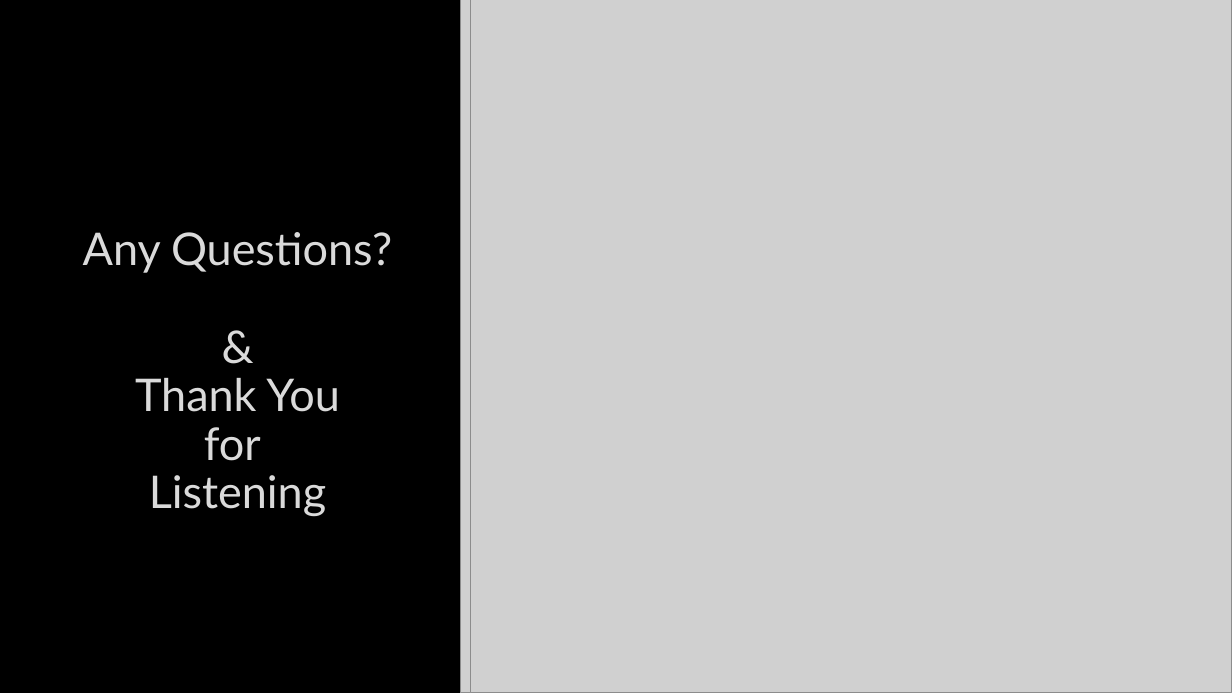
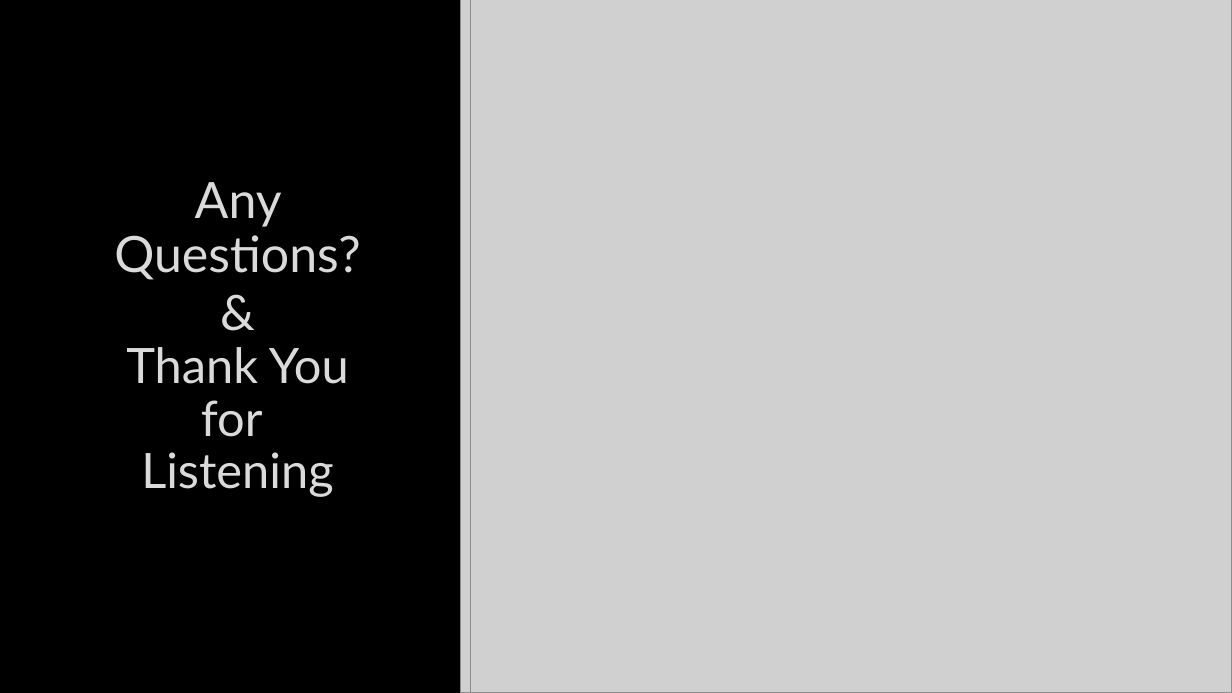
Before and after one commit to DanciuA004/Year3Project, a slide deck: slide 8 of documents/Interim Presentation.pptx. Drawn at 1232x693 pixels with LibreOffice and Linux fonts; fonts in the diff are those of the drawing; grey boxes stand for pictures; background and template pictures are left out. Boxes give left, top, right and bottom in pixels: in the first picture for what was removed or moved away, otherwise in the second. Text is boxed around its words. In the diff, an @@ line names an element or a change of style, - is before the commit and + after.

```diff
--- a/documents/Interim Presentation.pptx
+++ b/documents/Interim Presentation.pptx
@@ title at bbox=[114, 182, 360, 280]: text changed; size 35.1 to 39 pt @@
-Any Questions?
-&
-Thank You
-for
-Listening
+Any Questions?
@@ text added at bbox=[126, 347, 349, 497], 38 pt, text #DADADA @@
+&
+Thank You
+for
+Listening
```
Also in this commit, not shown: 1 other slide changed.
